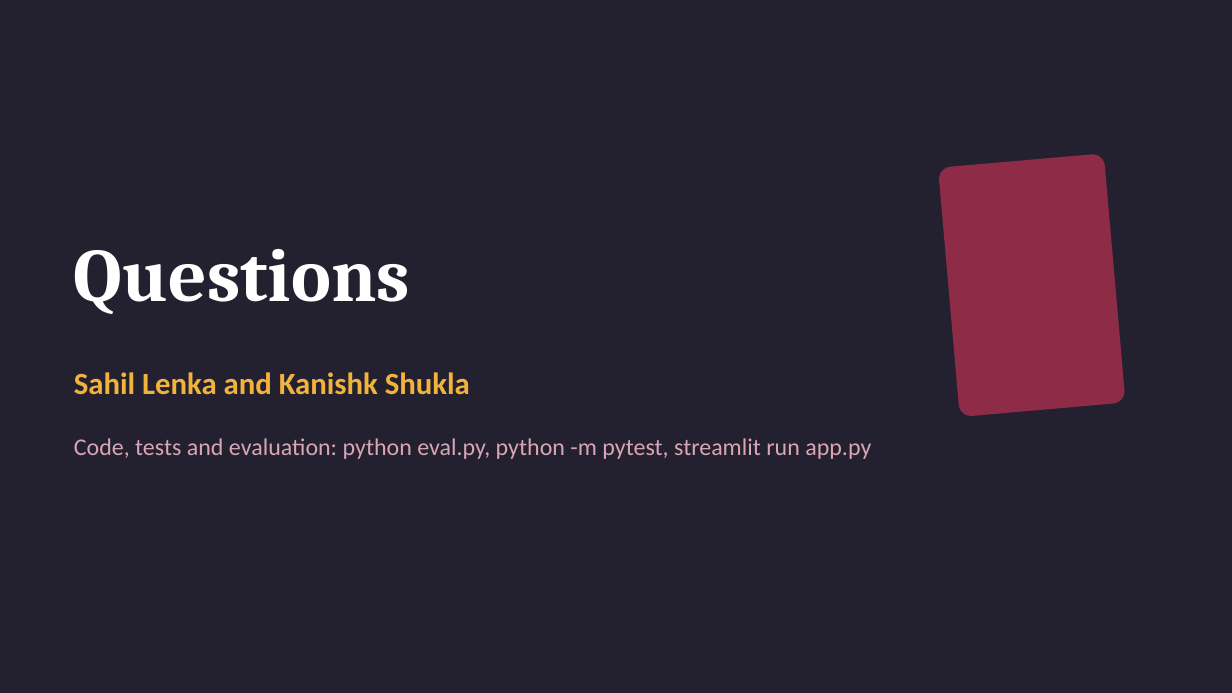
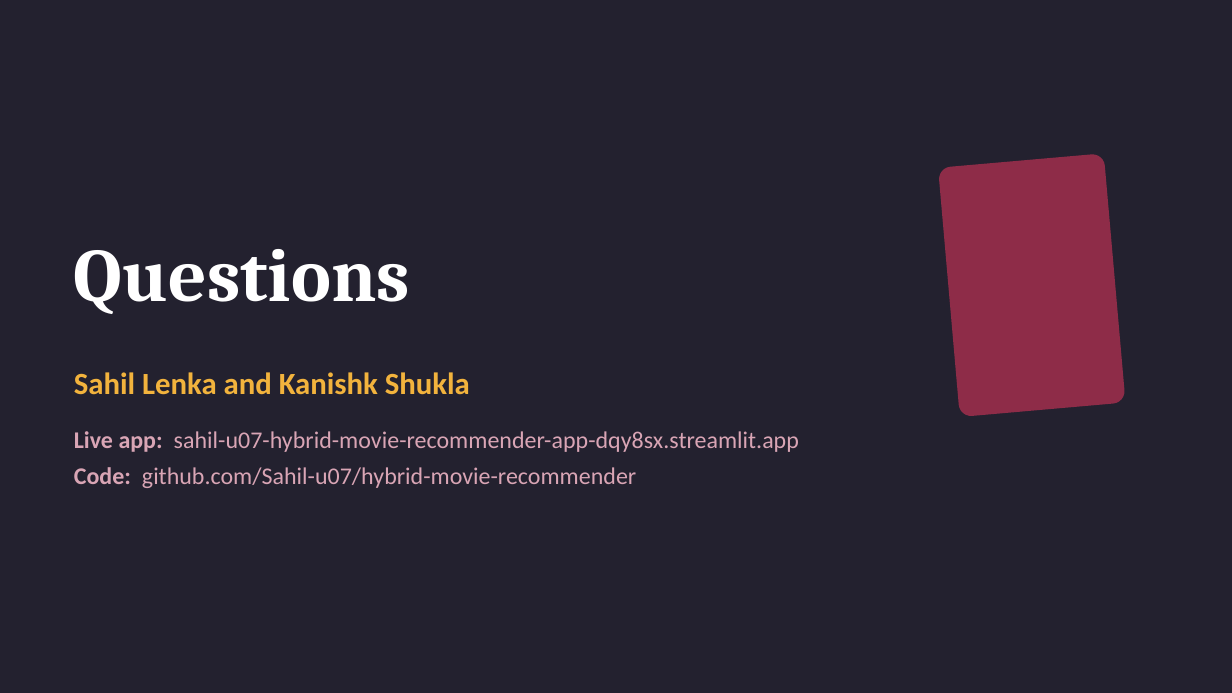
Before and after one commit to Sahil-u07/hybrid-movie-recommender, a slide deck: slide 12 of deck/Hybrid_Movie_Recommender.pptx. Drawn at 1232x693 pixels with LibreOffice and Linux fonts; fonts in the diff are those of the drawing. Boxes give left, top, right and bottom in pixels: in the first picture for what was removed or moved away, otherwise in the second. Text is boxed around its words. In the diff, an @@ line names an element or a change of style, - is before the commit and + after.

Commit message:
Add report as docx and pdf, put the live link on the deck

```diff
--- a/deck/Hybrid_Movie_Recommender.pptx
+++ b/deck/Hybrid_Movie_Recommender.pptx
@@ text at (74, 431, 799, 488): text changed @@
-Code, tests and evaluation: python eval.py, python -m pytest, streamlit run app.py
+Live app: sahil-u07-hybrid-movie-recommender-app-dqy8sx.streamlit.app
+Code: github.com/Sahil-u07/hybrid-movie-recommender
```
Also in this commit, not shown: 1 other slide changed, 3 other files.
